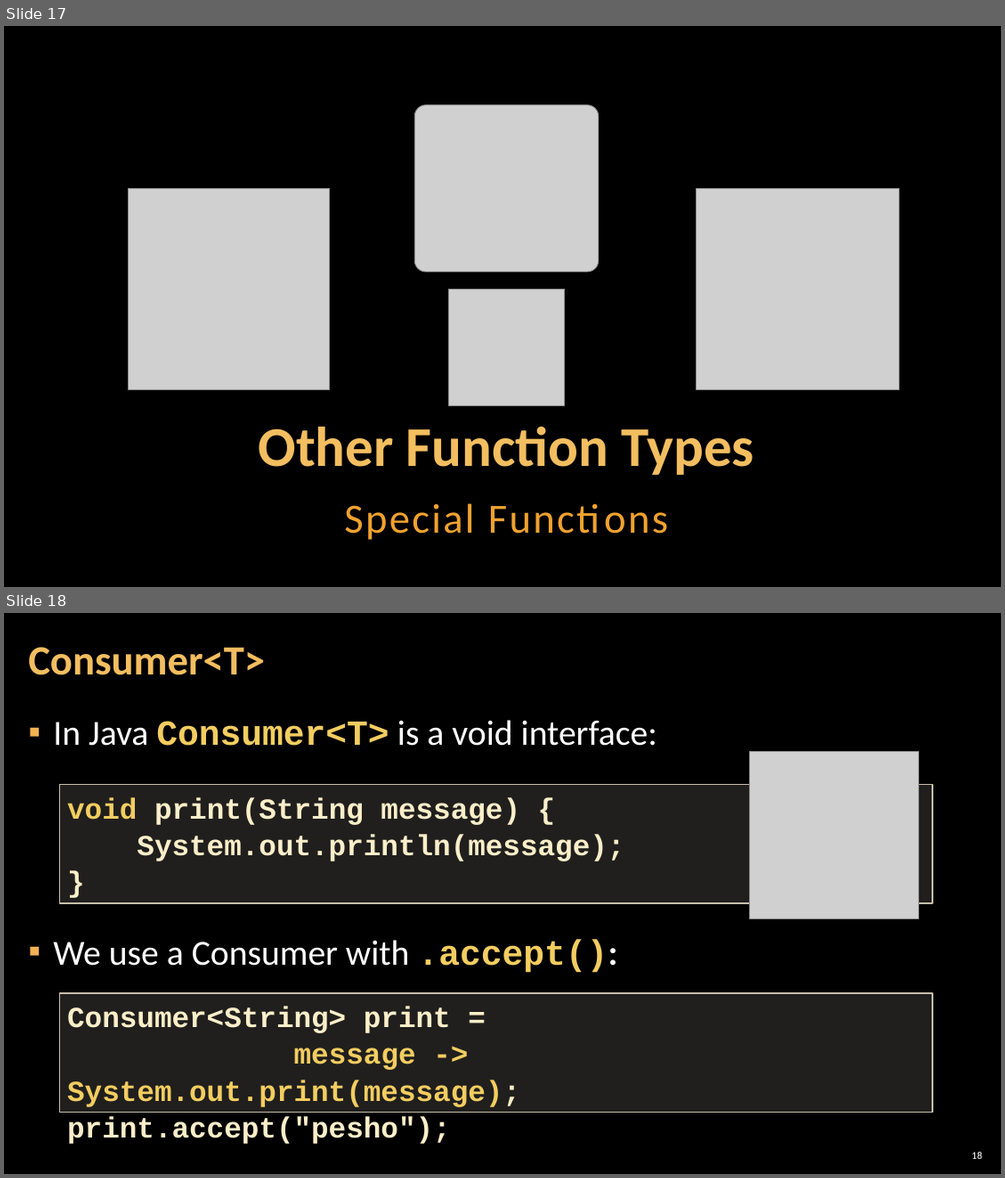
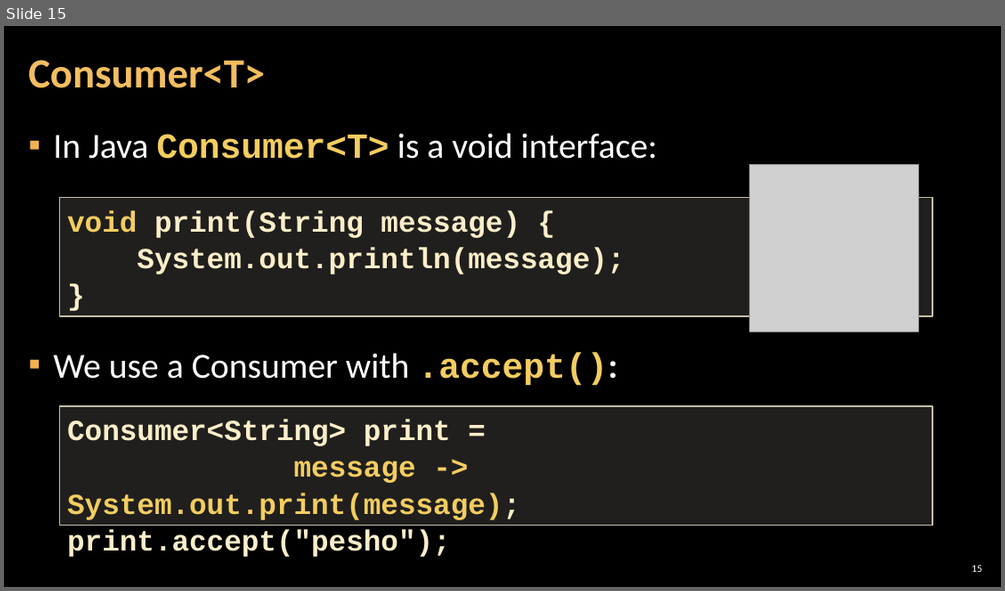
Before and after one commit to Tuscann/JAVA---Advanced---2017, a slide deck: 13.FUNCTIONAL PROGRAMMING/06. Java-Advanced-Functional-Programming.pptx. Shown one above the other, each under a label of ours: slides 17 and 18 before the commit, slide 15 after it. The pictures are 1005x1178 and 1005x591 pixels, drawn with LibreOffice and Linux fonts; fonts in the diff are those of the drawing; grey boxes stand for pictures; background and template pictures are left out. Boxes give left, top, right and bottom in pixels: in the first picture for what was removed or moved away, otherwise in the second. Text is boxed around its words. In the diff, an @@ line names an element or a change of style, - is before the commit and + after.

```diff
--- a/13.FUNCTIONAL PROGRAMMING/06. Java-Advanced-Functional-Programming.pptx
+++ b/13.FUNCTIONAL PROGRAMMING/06. Java-Advanced-Functional-Programming.pptx
@@ slide 17 removed at (4, 26, 1001, 587), background picture (left out) @@
@@ picture removed at (414, 105, 599, 272) @@
@@ picture removed at (128, 188, 329, 389) @@
@@ picture removed at (696, 188, 899, 389) @@
@@ picture removed at (448, 289, 565, 406) @@
@@ title removed at (258, 426, 754, 475) @@
-Other Function Types
@@ text removed at (344, 503, 474, 540) @@
-Special Functions
@@ what was slide 18 is now slide 15 @@
@@ page number at (971, 564, 982, 572): text changed @@
-18
+15
```
Also in this commit, not shown: 6 other slides removed, 35 other files.
